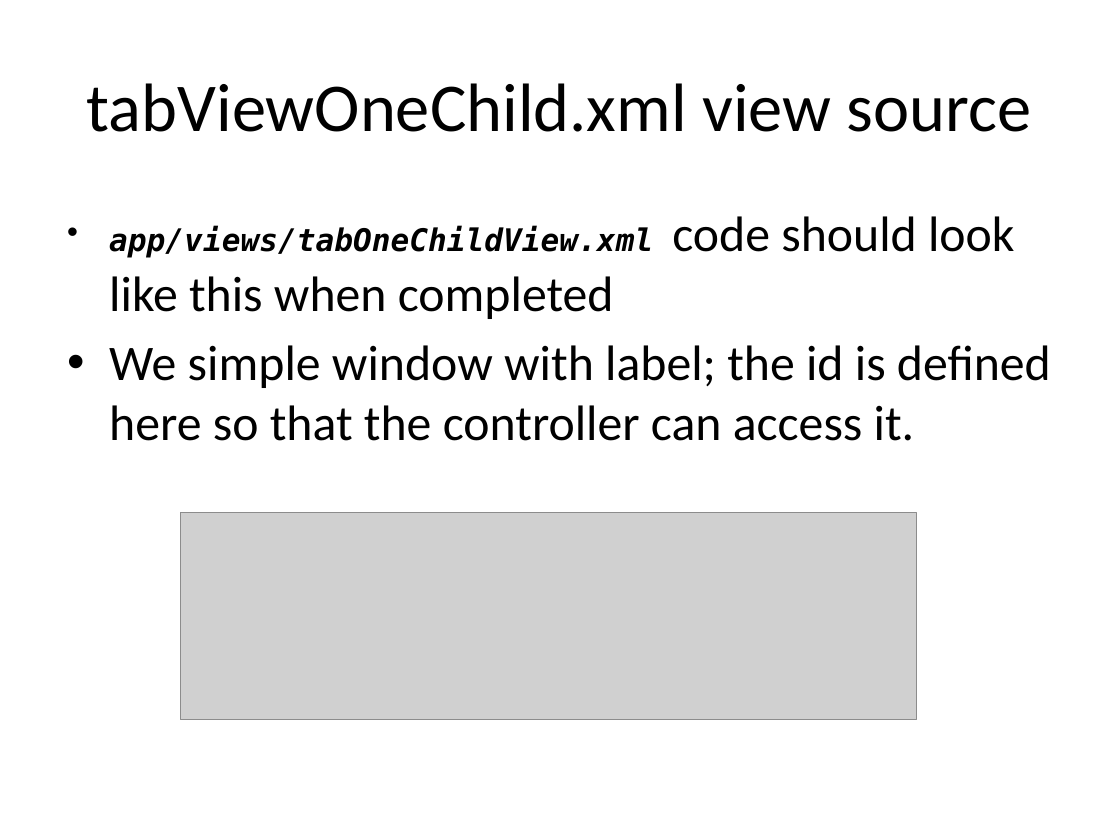
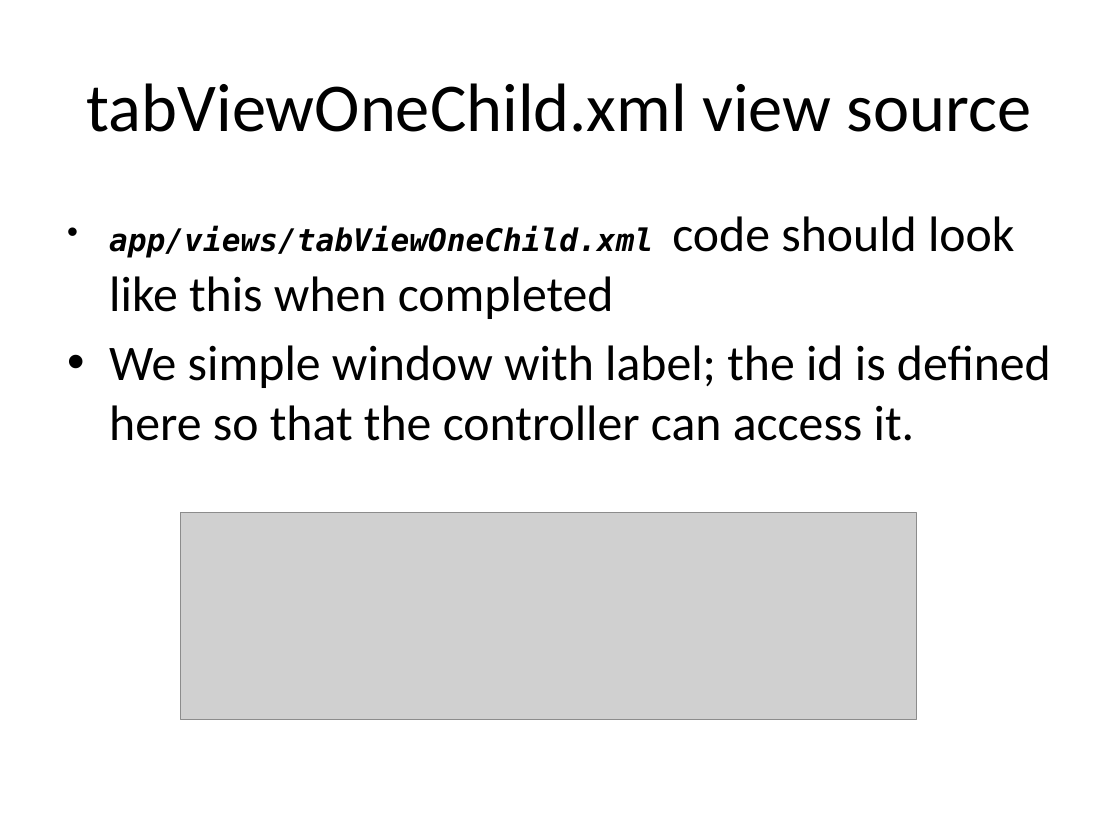
Before and after one commit to aaronksaunders/SimpleAlloyPresentationApp, a slide deck: slide 17 of AlloySimpleApp.pptx. Drawn at 1120x840 pixels with LibreOffice and Linux fonts; fonts in the diff are those of the drawing; grey boxes stand for pictures. Boxes give left, top, right and bottom in pixels: in the first picture for what was removed or moved away, otherwise in the second. Text is boxed around its words. In the diff, an @@ line names an element or a change of style, - is before the commit and + after.

```diff
--- a/AlloySimpleApp.pptx
+++ b/AlloySimpleApp.pptx
@@ text at (x1=109, y1=216, x2=1014, y2=319): text changed @@
-• app/views/tabOneChildView.xml code should look like this when completed
+• app/views/tabViewOneChild.xml code should look like this when completed
```
Also in this commit, not shown: 5 other slides changed, 1 other file.
